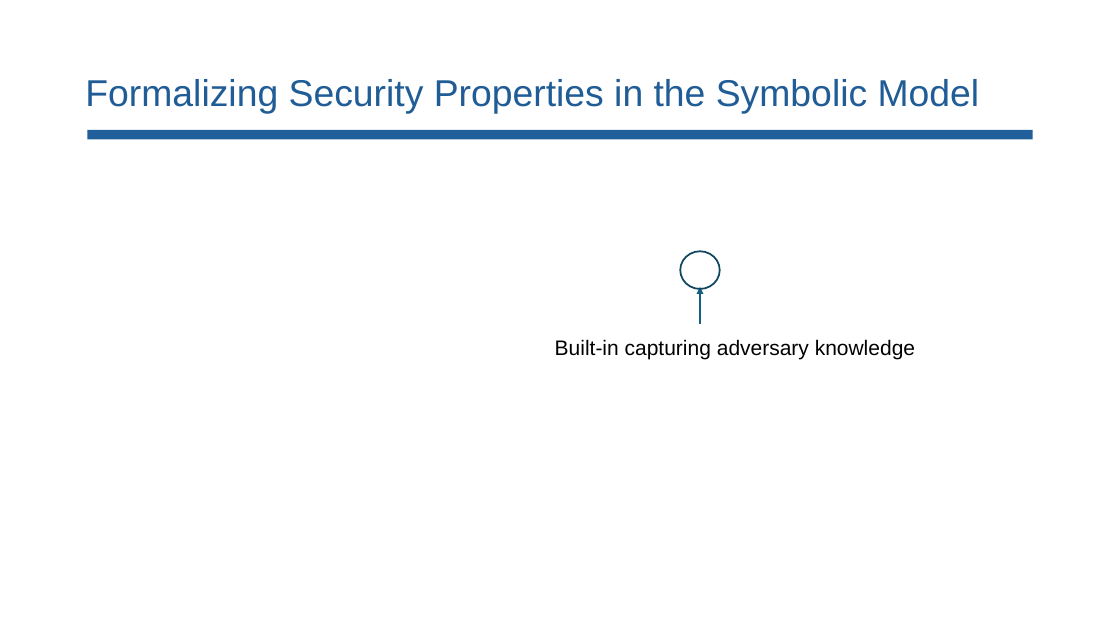
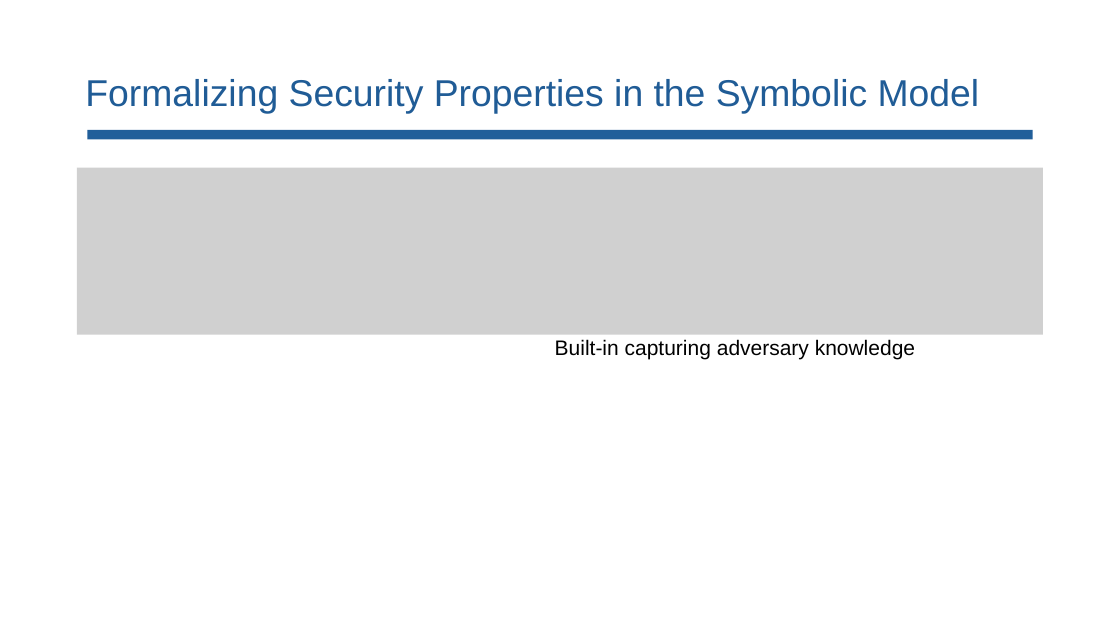
Before and after one commit to lorchrob/comp_slides, a slide deck: slide 56 of comp.pptx. Drawn at 1120x630 pixels with LibreOffice and Linux fonts; fonts in the diff are those of the drawing; grey boxes stand for pictures. Boxes give left, top, right and bottom in pixels: in the first picture for what was removed or moved away, otherwise in the second. Text is boxed around its words. In the diff, an @@ line names an element or a change of style, - is before the commit and + after.

```diff
--- a/comp.pptx
+++ b/comp.pptx
@@ picture added at (77, 168, 1044, 335) @@
@@ ellipse removed at (681, 251, 720, 289) @@
@@ arrow removed from (700, 324) to (700, 287) @@
```
Also in this commit, not shown: 36 other slides changed, 6 slides added.
